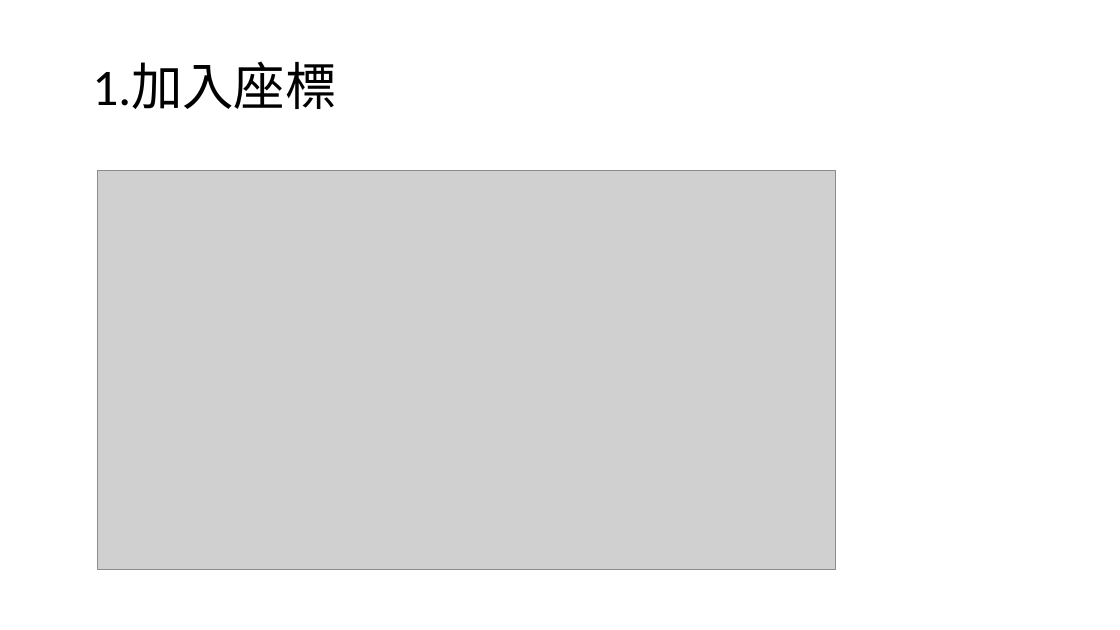
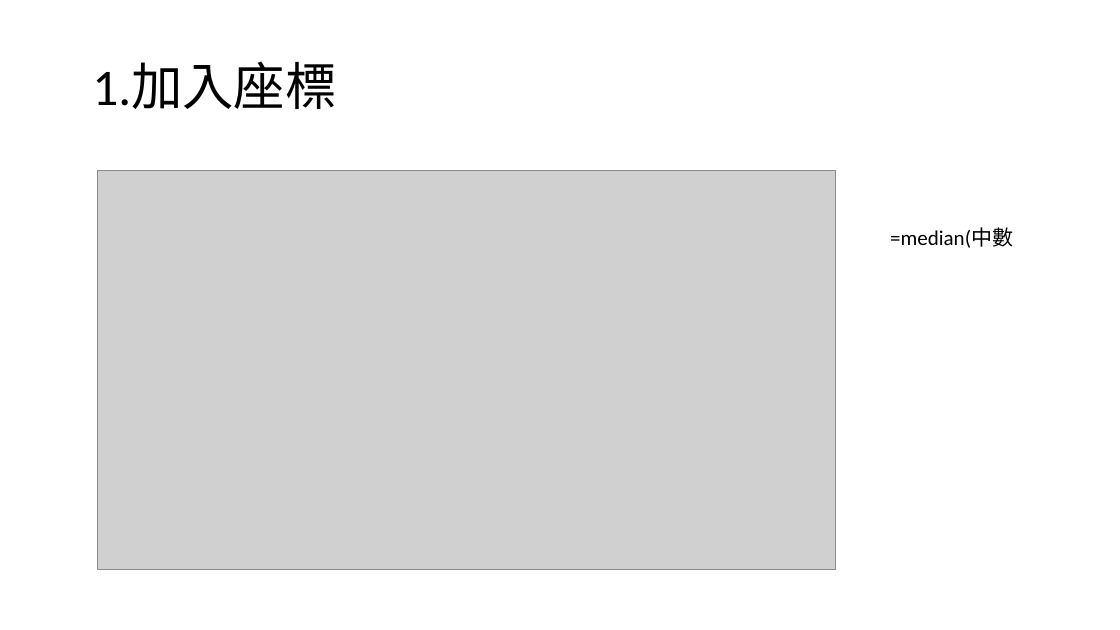
Before and after one commit to Sheng-wayne/Static-1, a slide deck: slide 7 of EXCEL0929.pptx. Drawn at 1120x630 pixels with LibreOffice and Linux fonts; fonts in the diff are those of the drawing; grey boxes stand for pictures. Boxes give left, top, right and bottom in pixels: in the first picture for what was removed or moved away, otherwise in the second. Text is boxed around its words. In the diff, an @@ line names an element or a change of style, - is before the commit and + after.

Commit message:
1020

```diff
--- a/EXCEL0929.pptx
+++ b/EXCEL0929.pptx
@@ text added at [890,227,1013,248], 18 pt, text #000000 @@
+=median(中數
```
Also in this commit, not shown: 4 slides added.
